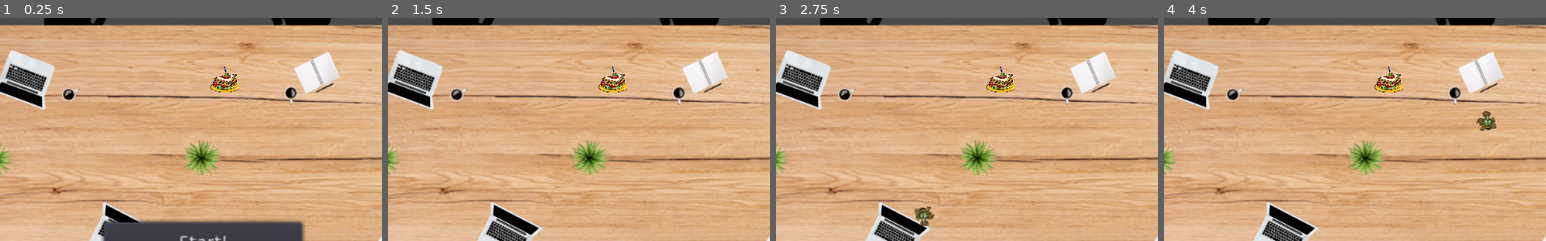
Above: before the commit, frames 1-4 (left to right).
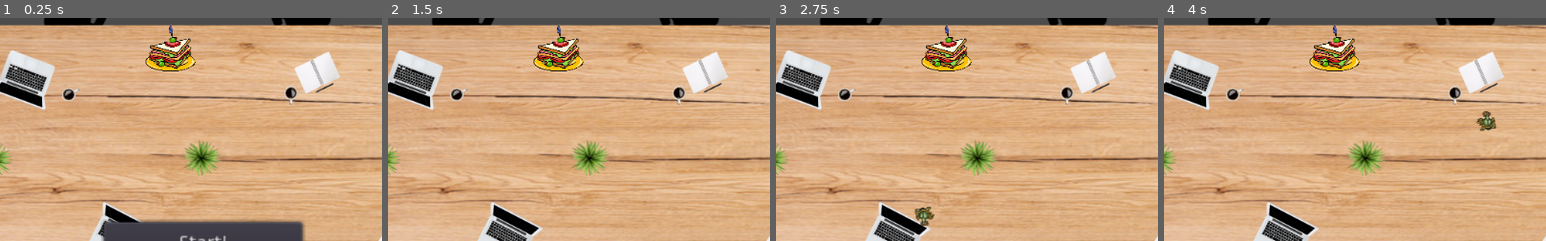
Above: after the commit, the same moments.

Repository: CS3398-Titan-HelloWorld/RoombaAttack
Game: Godot game, scene res://Main.tscn
Two runs of this game, one before a commit and one after it. Both use one fixed random seed, a clock stepped at 60 frames per second and the inputs below.
Inputs:
- Up to frame 1 (0.25 s): no input
- Up to frame 2 (1.5 s): click "Start!" at 0.5 s; tap Enter at 1.25 s; hold Right (ui_right) from 1.28 s (still down)
- Up to frame 3 (2.75 s): release Right (ui_right) at 2.03 s; hold Down (ui_down) from 2.03 s (still down)
- Up to frame 4 (4 s): release Down (ui_down) at 2.78 s; hold Right (ui_right) 2.78-3.53 s; tap Space at 3.5 s; hold Up (ui_up) from 3.53 s (still down)
The pictures show only the part of the screen within x 25-75%, y 18-68%; the shares and areas given below are measured in that part.

The runs differ from the first frame. In frame 1, 2.0% of the frame differs, in the area x 38-63%, y 3-34%; in frame 2, 2.0%; in frame 3, 2.0%; in frame 4, 2.0%.

Commit message:
Split food item into it's own scene
Split food item from main scene into it's own scene so that it can be reused. Also fixed issue where player can get stuck when interacting with food object.

Diff:
--- /dev/null
+++ b/RoombaAttack/FoodItem.tscn
@@ -0,0 +1,71 @@
+[gd_scene load_steps=5 format=2]
+
+[ext_resource path="res://FoodItem.gd" type="Script" id=1]
+[ext_resource path="res://food.png" type="Texture" id=2]
+
+[sub_resource type="CircleShape2D" id=1]
+
+custom_solver_bias = 0.0
+radius = 31.448
+
+[sub_resource type="CircleShape2D" id=2]
+
+custom_solver_bias = 0.0
+radius = 34.1093
+
+[node name="FoodItem" type="RigidBody2D"]
+
+position = Vector2( 29.1398, 34.5314 )
+input_pickable = false
+collision_layer = 1
+collision_mask = 1
+mode = 3
+mass = 1.0
+friction = 1.0
+bounce = 0.0
+gravity_scale = 1.0
+custom_integrator = false
+continuous_cd = 0
+contacts_reported = 0
+contact_monitor = false
+sleeping = false
+can_sleep = true
+linear_velocity = Vector2( 0, 0 )
+linear_damp = -1.0
+angular_velocity = 0.0
+angular_damp = -1.0
+script = ExtResource( 1 )
+
+[node name="Sprite" type="Sprite" parent="." index="0"]
+
+position = Vector2( 454.012, 117.016 )
+scale = Vector2( 0.111353, 0.111401 )
+texture = ExtResource( 2 )
+
+[node name="CollisionShape2D" type="CollisionShape2D" parent="." index="1"]
+
+position = Vector2( 455.307, 125.386 )
+shape = SubResource( 1 )
+
+[node name="Area2D" type="Area2D" parent="." index="2"]
+
+position = Vector2( 455.88, 129.207 )
+scale = Vector2( 0.944104, 0.894353 )
+input_pickable = true
+gravity_vec = Vector2( 0, 1 )
+gravity = 98.0
+linear_damp = 0.1
+angular_damp = 1.0
+audio_bus_override = false
+audio_bus_name = "Master"
+__meta__ = {
+"_edit_lock_": true
+}
+
+[node name="CollisionShape2D" type="CollisionShape2D" parent="Area2D" index="0"]
+
+position = Vector2( 0, -5.54441 )
+shape = SubResource( 2 )
+__meta__ = {
+"_edit_lock_": true
+}
--- a/RoombaAttack/Main.tscn
+++ b/RoombaAttack/Main.tscn
@@ -1,22 +1,11 @@
-[gd_scene load_steps=10 format=2]
+[gd_scene load_steps=7 format=2]
 
 [ext_resource path="res://Main.gd" type="Script" id=1]
 [ext_resource path="res://Runtime.tscn" type="PackedScene" id=2]
 [ext_resource path="res://GUI.tscn" type="PackedScene" id=3]
 [ext_resource path="res://PausePanel.gd" type="Script" id=4]
 [ext_resource path="res://LevelMap.tscn" type="PackedScene" id=5]
-[ext_resource path="res://FoodItem.gd" type="Script" id=6]
-[ext_resource path="res://food.png" type="Texture" id=7]
-
-[sub_resource type="CircleShape2D" id=1]
-
-custom_solver_bias = 0.0
-radius = 17.5071
-
-[sub_resource type="CircleShape2D" id=2]
-
-custom_solver_bias = 0.0
-radius = 18.1246
+[ext_resource path="res://FoodItem.tscn" type="PackedScene" id=6]
 
 [node name="Main" type="Node" index="0"]
 
@@ -76,56 +65,4 @@
 
 [node name="LevelMap" parent="." index="2" instance=ExtResource( 5 )]
 
-[node name="FoodItem" type="RigidBody2D" parent="." index="3"]
-
-input_pickable = false
-collision_layer = 1
-collision_mask = 1
-mode = 3
-mass = 1.0
-friction = 1.0
-bounce = 0.0
-gravity_scale = 1.0
-custom_integrator = false
-continuous_cd = 0
-contacts_reported = 0
-contact_monitor = false
-sleeping = false
-can_sleep = true
-linear_velocity = Vector2( 0, 0 )
-linear_damp = -1.0
-angular_velocity = 0.0
-angular_damp = -1.0
-script = ExtResource( 6 )
-
-[node name="Sprite" type="Sprite" parent="FoodItem" index="0"]
-
-position = Vector2( 556.25, 193.219 )
-scale = Vector2( 0.0641667, 0.062387 )
-texture = ExtResource( 7 )
-
-[node name="CollisionShape2D" type="CollisionShape2D" parent="FoodItem" index="1"]
-
-position = Vector2( 559, 201 )
-shape = SubResource( 1 )
-__meta__ = {
-"_edit_lock_": true
-}
-
-[node name="Area2D" type="Area2D" parent="FoodItem" index="2"]
-
-position = Vector2( 557, 200 )
-input_pickable = true
-gravity_vec = Vector2( 0, 1 )
-gravity = 98.0
-linear_damp = 0.1
-angular_damp = 1.0
-audio_bus_override = false
-audio_bus_name = "Master"
-
-[node name="CollisionShape2D" type="CollisionShape2D" parent="FoodItem/Area2D" index="0"]
-
-shape = SubResource( 2 )
-__meta__ = {
-"_edit_lock_": true
-}
+[node name="FoodItem" parent="." index="3" instance=ExtResource( 6 )]
